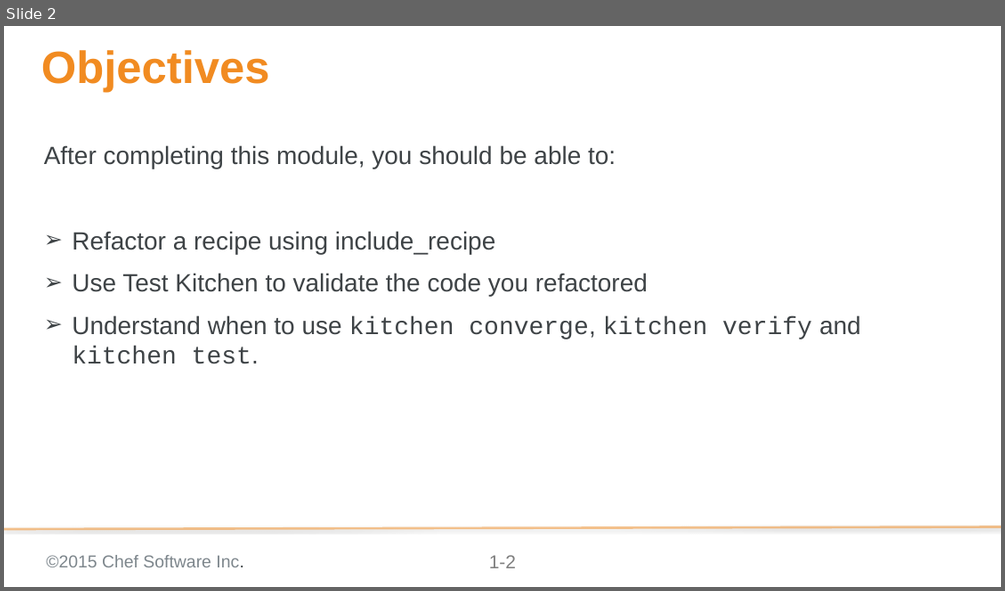
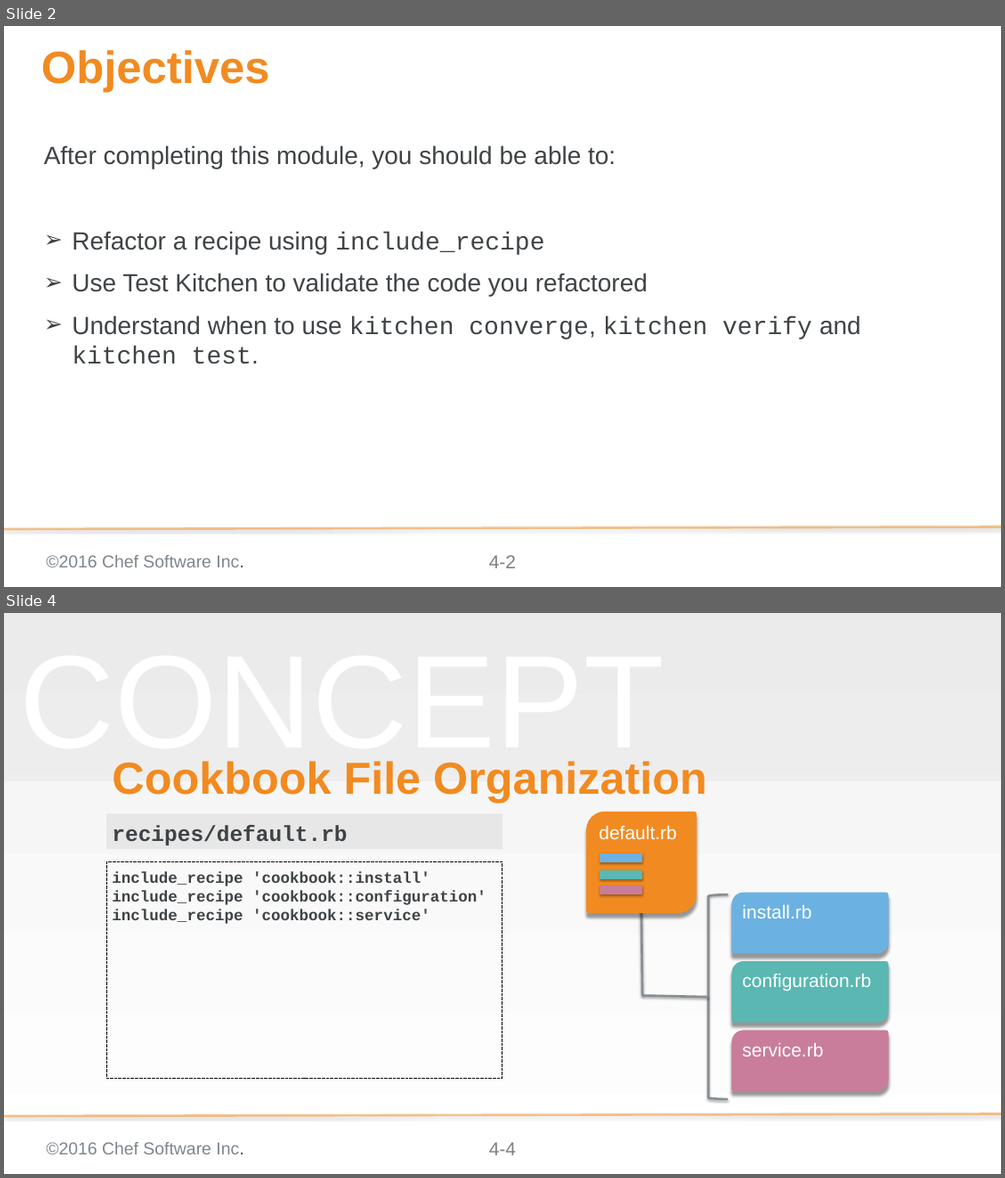
Before and after one commit to chef-training/test_driven_cookbook_development, a slide deck: 04-refactoring_cookbooks_with_tests.pptx. Shown one above the other, each under a label of ours: slide 2 before the commit, slides 2 and 4 after it; the slides between them are not shown. The pictures are 1005x591 and 1005x1178 pixels, drawn with LibreOffice and Linux fonts; fonts in the diff are those of the drawing; background and template pictures are left out. Boxes give left, top, right and bottom in pixels: in the first picture for what was removed or moved away, otherwise in the second. Text is boxed around its words. In the diff, an @@ line names an element or a change of style, - is before the commit and + after.

Commit message:
Add Concept slides to 04 Refactoring Cookbooks with Tests
Adds slides that explain more details about converge & verify and test
Adds slides that explain kitchen destroy and kitchen test

```diff
--- a/04-refactoring_cookbooks_with_tests.pptx
+++ b/04-refactoring_cookbooks_with_tests.pptx
@@ slide 4 added at [4, 613, 1001, 1174], background gradient #F2F2F2 to #FFFFFF; not listed: 3 template elements that a slide beside it also shows @@
@@ rectangle added at [4, 613, 1001, 781], fill #D9D9D9 at 25% opacity @@
@@ text added at [20, 761, 664, 771], 169.3 pt, text #F2F2F2 at 50% opacity @@
+CONCEPT
@@ title added at [112, 761, 707, 803], 57.6 pt, text #F18B21, bold @@
+Cookbook File Organization
@@ subtitle added at [106, 814, 502, 849], fill #D9D9D9 at 50% opacity, 28 pt, text #3E4346, bold @@
+recipes/default.rb
@@ round diag rect added at [589, 814, 694, 910], fill #F18B21, outline #F18B21 6 pt, 24 pt, text #FFFFFF @@
+default.rb
@@ rectangle added at [106, 862, 502, 1078], outline #000000 0.75 pt dashed, 20 pt, text #3E4346, bold @@
+include_recipe 'cookbook::install'
+include_recipe 'cookbook::configuration'
+include_recipe 'cookbook::service'
@@ line added from (599, 858) to (642, 858), #6BB2E2 12 pt @@
@@ line added from (599, 875) to (642, 875), #5AB7B2 12 pt @@
@@ line added from (599, 890) to (642, 890), #C97D9A 12 pt @@
@@ right bracket added at [708, 894, 728, 1099], outline #878F94 3 pt @@
@@ round diag rect added at [734, 894, 886, 951], fill #6BB2E2, outline #6BB2E2 6 pt, 24 pt, text #FFFFFF @@
+install.rb
@@ line added from (641, 910) to (642, 996), #878F94 3 pt @@
@@ round diag rect added at [734, 964, 886, 1020], fill #5AB7B2, outline #5AB7B2 6 pt, 24 pt, text #FFFFFF @@
+configuration.rb
@@ line added from (642, 996) to (708, 997), #878F94 3 pt @@
@@ round diag rect added at [734, 1032, 886, 1089], fill #C97D9A, outline #C97D9A 6 pt, 24 pt, text #FFFFFF @@
+service.rb
@@ slide 2 changed as well @@
@@ text at [72, 231, 544, 255]: font Arial to Courier New in "include_recipe" @@
@@ text at [46, 555, 244, 567]: text changed @@
-©2015 Chef Software Inc.
+©2016 Chef Software Inc.
@@ page number at [489, 555, 516, 568]: text changed @@
-1-2
+4-2
```
Also in this commit, not shown: 26 other slides changed, 19 other slides added, 1 slide removed.
